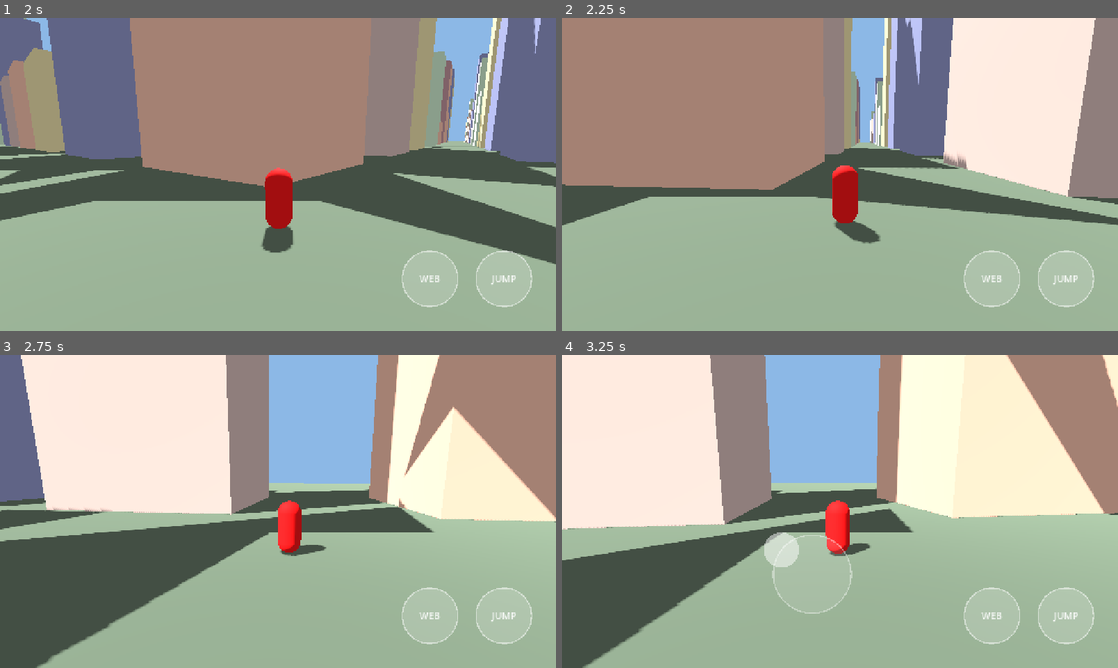
Above: before the commit, frames 1-4 (two rows, left to right).
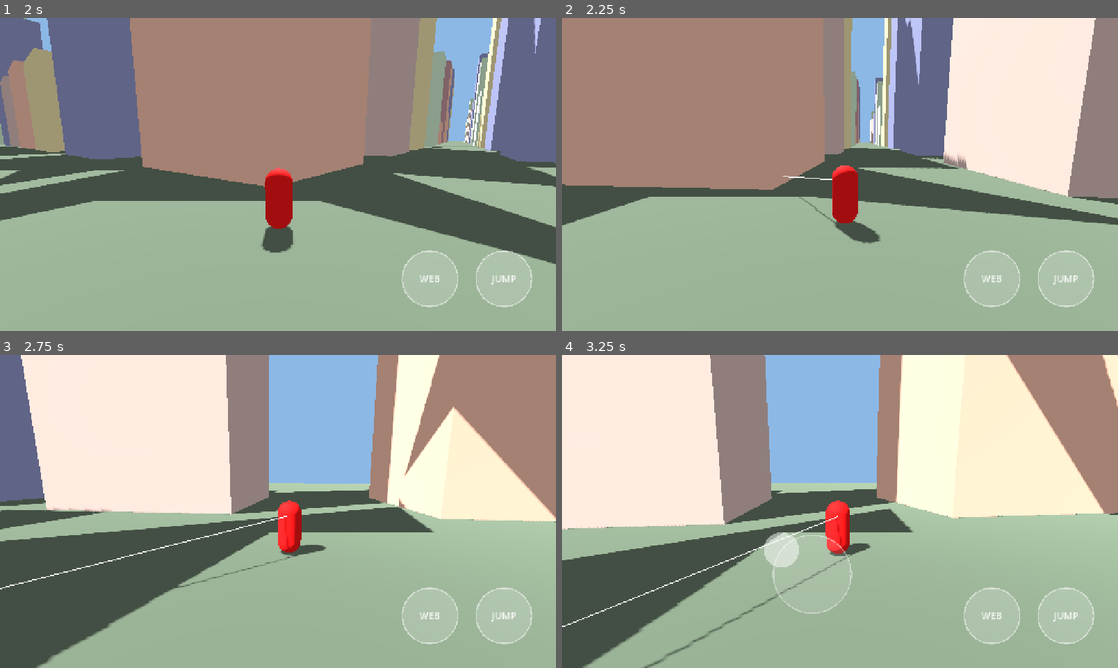
Above: after the commit, the same moments.

Repository: teiamotx/spider
Game: Godot game, scene res://scenes/main.tscn
The game is run twice, just before and just after one commit, with the same random seed, the same clock (stepped at 60 frames per second) and the same inputs.
Inputs (mouse positions are in pixels of both pictures, inside the frame that each line leads up to):
- Up to frame 1 (2 s): move the mouse to (400, 158) at 0.52 s; hold D 0.53-1.25 s; tap E at 0.6 s; click (400, 158) at 0.67 s; tap Space at 0.77 s; drag from (166, 190) to (250, 237) at 1.27 s
- Up to frame 2 (2.25 s): move the mouse to (895, 105) at 2.02 s; hold D from 2.03 s (still down); tap E at 2.1 s; click (895, 105) at 2.17 s
- Up to frame 3 (2.75 s): keep holding D
- Up to frame 4 (3.25 s): release D at 2.75 s; drag from (812, 574) to (673, 464) at 2.77 s

Frame 1 is identical in both runs. In frame 2, less than 0.1% of the frame differs, in the area x 39-50%, y 50-66%; in frame 3, 0.3%; in frame 4, 0.5%, in the area x 0-53%, y 51-100%.

Commit message:
Add web raycast from screen center, attach to webbable buildings, and crosshair

Diff:
--- a/scenes/player.tscn
+++ b/scenes/player.tscn
@@ -1,9 +1,12 @@
-[gd_scene load_steps=8 format=3]
+[gd_scene load_steps=11 format=3]
 
 [ext_resource type="Script" path="res://scripts/player/player.gd" id="1_player"]
 [ext_resource type="Script" path="res://scripts/player/player_input.gd" id="2_input"]
 [ext_resource type="Script" path="res://scripts/player/camera_rig.gd" id="3_rig"]
 [ext_resource type="Script" path="res://scripts/input/touch_controls.gd" id="4_touch"]
+[ext_resource type="Script" path="res://scripts/web/web_shooter.gd" id="5_shooter"]
+[ext_resource type="Script" path="res://scripts/web/web_line.gd" id="6_line"]
+[ext_resource type="Script" path="res://scripts/hud/crosshair.gd" id="7_crosshair"]
 
 [sub_resource type="CapsuleShape3D" id="CapsuleShape3D_body"]
 radius = 0.4
@@ -27,6 +30,9 @@
 mesh = SubResource("CapsuleMesh_body")
 material_override = SubResource("StandardMaterial3D_body")
 
+[node name="Hand" type="Marker3D" parent="."]
+position = Vector3(0.35, 0.45, 0)
+
 [node name="PlayerInput" type="Node" parent="."]
 script = ExtResource("2_input")
 
@@ -39,7 +45,17 @@
 rotation = Vector3(-0.15, 0, 0)
 current = true
 
+[node name="WebShooter" type="Node" parent="."]
+script = ExtResource("5_shooter")
+
+[node name="WebLine" type="MeshInstance3D" parent="."]
+top_level = true
+script = ExtResource("6_line")
+
 [node name="HUD" type="CanvasLayer" parent="."]
 
 [node name="TouchControls" type="Control" parent="HUD"]
 script = ExtResource("4_touch")
+
+[node name="Crosshair" type="Control" parent="HUD"]
+script = ExtResource("7_crosshair")
--- /dev/null
+++ b/scripts/hud/crosshair.gd
@@ -0,0 +1,22 @@
+class_name Crosshair
+extends Control
+## Plus-sign crosshair at the center of the screen. The web is aimed from here.
+
+@export var arm_length: float = 10.0
+@export var gap: float = 4.0
+@export var thickness: float = 2.0
+
+
+func _ready() -> void:
+	set_anchors_and_offsets_preset(Control.PRESET_FULL_RECT)
+	mouse_filter = Control.MOUSE_FILTER_IGNORE
+	resized.connect(queue_redraw)
+
+
+func _draw() -> void:
+	var c: Vector2 = size * 0.5
+	var col := Color(1.0, 1.0, 1.0, 0.85)
+	draw_line(c + Vector2(-gap - arm_length, 0.0), c + Vector2(-gap, 0.0), col, thickness)
+	draw_line(c + Vector2(gap, 0.0), c + Vector2(gap + arm_length, 0.0), col, thickness)
+	draw_line(c + Vector2(0.0, -gap - arm_length), c + Vector2(0.0, -gap), col, thickness)
+	draw_line(c + Vector2(0.0, gap), c + Vector2(0.0, gap + arm_length), col, thickness)
--- a/scripts/player/player_input.gd
+++ b/scripts/player/player_input.gd
@@ -16,8 +16,6 @@
 	if _touch != null:
 		_touch.jump_pressed.connect(request_jump)
 		_touch.web_pressed.connect(func() -> void: web_pressed.emit())
-	# Temporary: step 4 replaces this print with the web raycast.
-	web_pressed.connect(func() -> void: print("Web pressed (placeholder until step 4)"))
 
 
 func _unhandled_input(event: InputEvent) -> void:
--- /dev/null
+++ b/scripts/web/web_line.gd
@@ -0,0 +1,29 @@
+class_name WebLine
+extends MeshInstance3D
+## Draws the web as a thin line from the hand to the anchor point.
+## This node is top-level, so its vertices are in world space.
+
+@onready var _shooter: WebShooter = $"../WebShooter"
+@onready var _hand: Marker3D = $"../Hand"
+
+var _mesh := ImmediateMesh.new()
+
+
+func _ready() -> void:
+	mesh = _mesh
+	var mat := StandardMaterial3D.new()
+	mat.shading_mode = BaseMaterial3D.SHADING_MODE_UNSHADED
+	mat.albedo_color = Color(0.95, 0.95, 0.95)
+	material_override = mat
+	visible = false
+
+
+func _process(_delta: float) -> void:
+	visible = _shooter.is_attached
+	if not visible:
+		return
+	_mesh.clear_surfaces()
+	_mesh.surface_begin(Mesh.PRIMITIVE_LINES)
+	_mesh.surface_add_vertex(_hand.global_position)
+	_mesh.surface_add_vertex(_shooter.anchor_point)
+	_mesh.surface_end()
--- /dev/null
+++ b/scripts/web/web_shooter.gd
@@ -0,0 +1,55 @@
+class_name WebShooter
+extends Node
+## Web button logic. A press only queues a request. The raycast runs in _physics_process.
+## A ray from the camera's center attaches to the first "webbable" surface within range.
+## Pressing again releases. The swing physics come in step 5.
+
+const WEBBABLE_GROUP: StringName = &"webbable"
+
+@export var web_range: float = 60.0
+
+var is_attached: bool = false
+var anchor_point: Vector3 = Vector3.ZERO
+
+var _fire_queued: bool = false
+
+@onready var _body: CharacterBody3D = get_parent() as CharacterBody3D
+@onready var _camera: Camera3D = $"../CameraRig/Camera3D"
+@onready var _player_input: PlayerInput = $"../PlayerInput"
+
+
+func _ready() -> void:
+	_player_input.web_pressed.connect(_on_web_pressed)
+
+
+func _on_web_pressed() -> void:
+	_fire_queued = true
+
+
+func _physics_process(_delta: float) -> void:
+	if not _fire_queued:
+		return
+	_fire_queued = false
+	if is_attached:
+		is_attached = false
+		print("Web released")
+	else:
+		_try_attach()
+
+
+func _try_attach() -> void:
+	var origin: Vector3 = _camera.global_position
+	var forward: Vector3 = -_camera.global_transform.basis.z
+	var query := PhysicsRayQueryParameters3D.create(origin, origin + forward * web_range)
+	query.exclude = [_body.get_rid()]
+	var hit: Dictionary = _body.get_world_3d().direct_space_state.intersect_ray(query)
+	if hit.is_empty():
+		print("Web missed: nothing within %d m" % int(web_range))
+		return
+	var collider: Node = hit["collider"] as Node
+	if collider == null or not collider.is_in_group(WEBBABLE_GROUP):
+		print("Web hit a surface that is not webbable")
+		return
+	anchor_point = hit["position"]
+	is_attached = true
+	print("Web attached, %.1f m away" % origin.distance_to(anchor_point))
